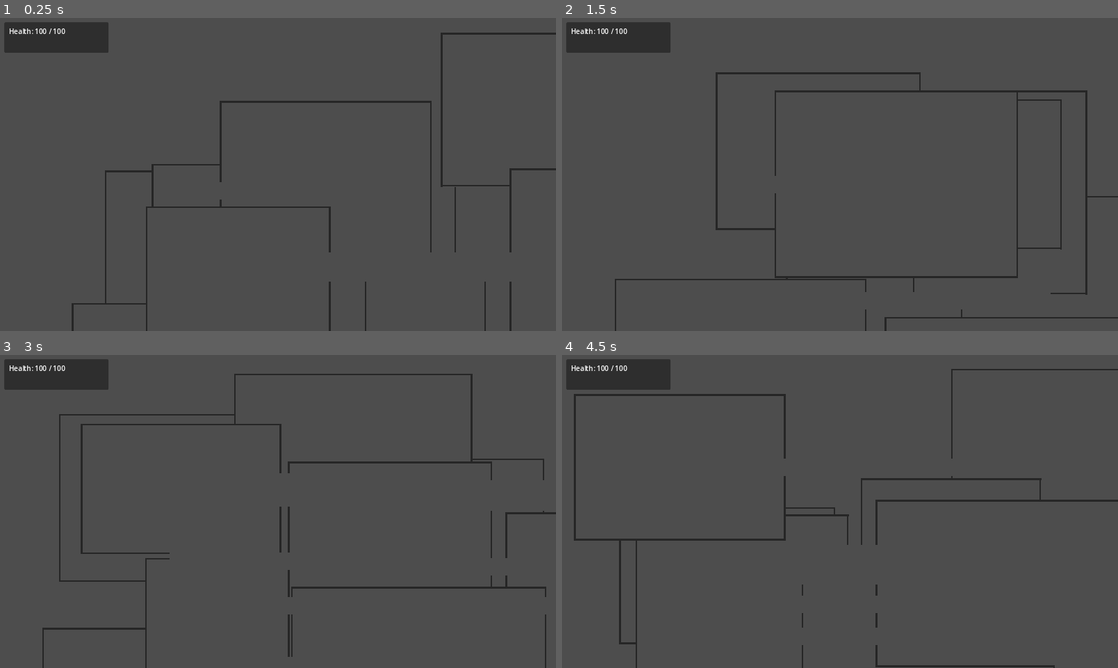
Above: before the commit, frames 1-4 (two rows, left to right).
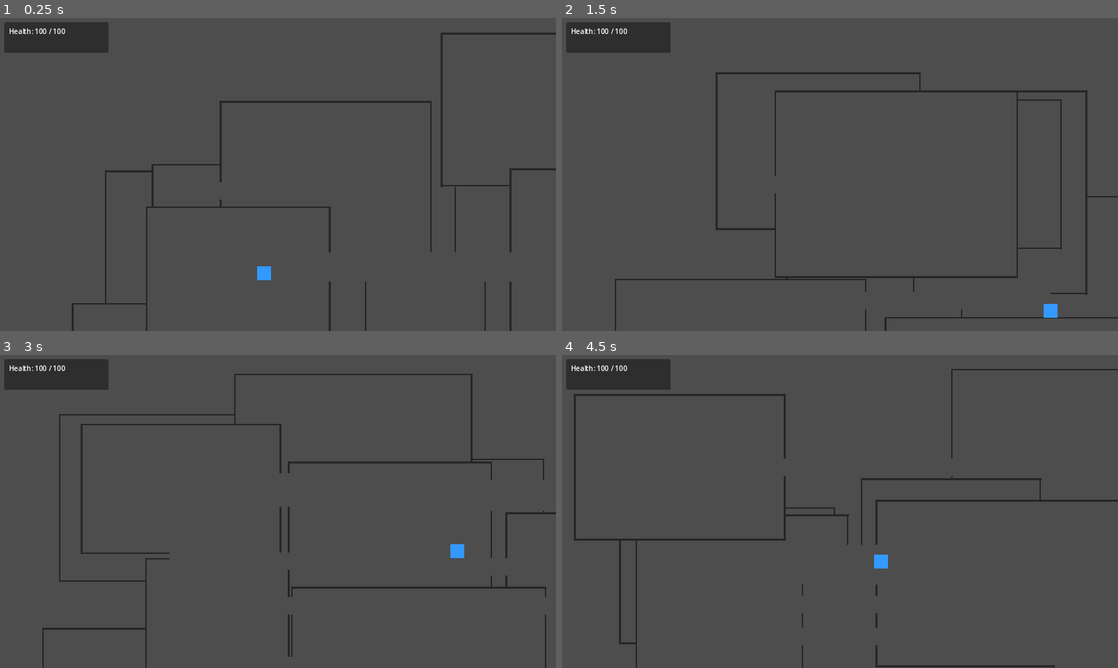
Above: after the commit, the same moments.

Repository: jordan-acosta/roguelite-game
Game: Godot game, scene res://scenes/main.tscn
The game is run twice, just before and just after one commit, with the same random seed, the same clock (stepped at 60 frames per second) and the same inputs.
Inputs:
- Up to frame 1 (0.25 s): no input
- Up to frame 2 (1.5 s): tap Enter (ui_accept) at 0.5, 0.77, 1.25 s; hold D (move_right) 0.53-1.28 s; hold S (move_down) from 1.28 s (still down)
- Up to frame 3 (3 s): tap Enter (ui_accept) at 1.52, 2, 2.75 s; release S (move_down) at 2.03 s; hold D (move_right) 2.03-2.78 s; hold W (move_up) from 2.78 s (still down)
- Up to frame 4 (4.5 s): tap Enter (ui_accept) at 3.02, 3.5, 3.77, 4.25 s; release W (move_up) at 3.53 s; hold A (move_left) from 3.53 s (still down)

The runs differ from the first frame. In frame 1, 0.1% of the frame differs, in the area x 46-49%, y 79-84%; in frame 2, 0.1%; in frame 3, 0.1%; in frame 4, 0.1%.
Error before the commit: Invalid assignment of property or key 'position' with value of type 'Vector2' on a base object of type 'null instance'. (res://scripts/main.gd:12)

Commit message:
Add HTML5/Web export for mobile testing
- Configured HTML5 export preset
- Exported game to WebAssembly/HTML5
- Created web server script (serve.sh) for easy testing
- Updated README with web/mobile testing instructions
- Fixed player.tscn SubResource declaration order

How to test on phone:
1. Run ./serve.sh on your computer
2. Open http://YOUR_IP:8000 on your phone's browser
3. Make sure both devices are on the same WiFi network

The game now runs in any modern web browser, making it easy to test
on mobile devices without needing to build native Android/iOS apps.

Diff:
--- a/scenes/player.tscn
+++ b/scenes/player.tscn
@@ -1,6 +1,9 @@
 [gd_scene load_steps=2 format=3 uid="uid://dvy2nho0gbnuw"]
 
 [ext_resource type="Script" path="res://scripts/player.gd" id="1_player"]
+
+[sub_resource type="RectangleShape2D" id="RectangleShape2D_2s3xk"]
+size = Vector2(32, 32)
 
 [node name="Player" type="CharacterBody2D"]
 script = ExtResource("1_player")
@@ -14,6 +17,3 @@
 
 [node name="CollisionShape2D" type="CollisionShape2D" parent="."]
 shape = SubResource("RectangleShape2D_2s3xk")
-
-[sub_resource type="RectangleShape2D" id="RectangleShape2D_2s3xk"]
-size = Vector2(32, 32)
Not shown, added: build/web/index.apple-touch-icon.png.import
Not shown, added: build/web/index.icon.png.import
Not shown, added: build/web/index.png.import
Not shown, added: export_presets.cfg
Not shown, added: icon.svg.import
Not shown, changed: .gitignore
Not shown, changed: README.md
Not shown, added: build/web/README.md
Not shown, added: build/web/index.apple-touch-icon.png
Not shown, added: build/web/index.audio.worklet.js
Not shown, added: build/web/index.html
Not shown, added: build/web/index.icon.png
(and 5 more such lines)
